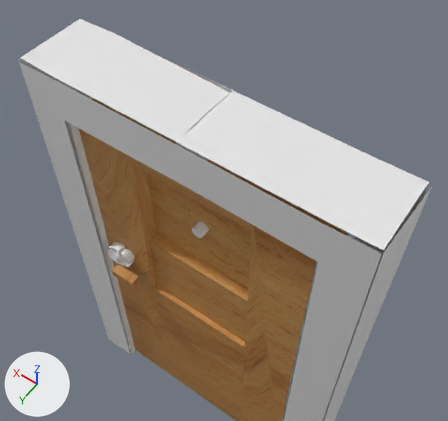
The Blender file Assets/Resources/Map1/Blender/EntranceDoor.blend: old version first, new version second.
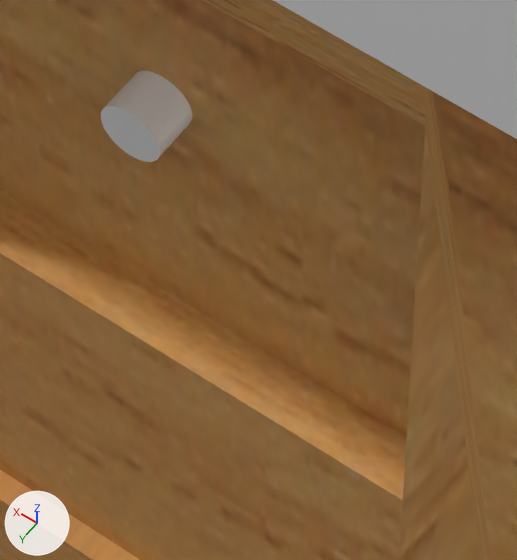
Each version appears first from a camera (50 mm lens) standing at (-0.064, 0.344, 1.045) and looking at (0.192, -0.014, 0.482), and next in a close-up on the part from 39% to 60% of the width and 49% to 74% of the height. Every picture has the same lights, and +X, +Y and +Z are marked at lower left.

The first close-up shows 'Door', 'DoorFrame', 'Peek'.
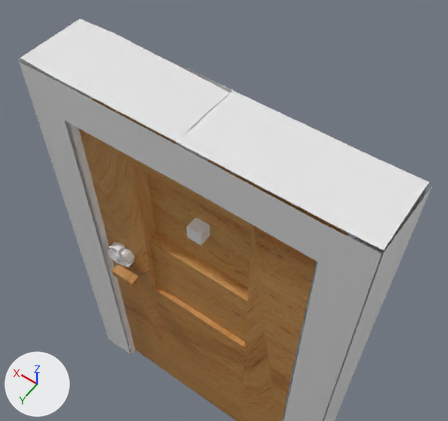
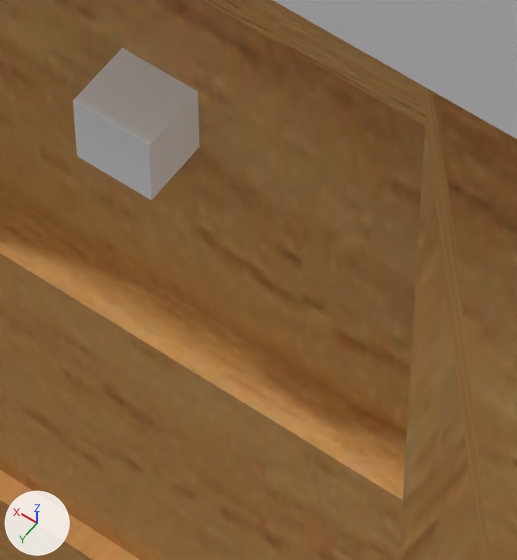
The change, as a list of edits to the scene's bpy script:
```text
Change me_peek:
    used by ob_peek; parent = ob_door; location = (0.156, -0.0241, 0.473); delta_location = (0.0453, 0.0301, 0.0); rotation_euler = (0.0, 0.0, 3.142), in degrees (0, 0, 180)
    remove me_peek.from_pydata(...)  # 96 vertices, 34 faces; spans x -0.0078..0.0078, y -0.0186..0.0186, z -0.0079..0.0079
    add me_peek.from_pydata(...)  # 8 vertices, 6 faces; spans x -1.0..1.0, y -1.0..1.0, z -1.0..1.0
    me_peek part 1: the whole mesh is rebuilt
Change ob_peek:
    remove ob_peek.matrix_parent_inverse = Matrix(((1.0, 0.0, 0.0, -0.0453), (0.0, 1.0, 0.0, -0.0301), (0.0, 0.0, 1.0, 0.0), (0.0, 0.0, 0.0, 1.0)))
    remove ob_peek.delta_location = (0.0453, 0.0301, 0.0)
    ob_peek.location: (0.156, -0.0241, 0.473) -> (0.157, -0.0234, 0.473)
    ob_peek.scale: (1.0, 1.0, 1.0) -> (0.00989, 0.0234, 0.0099)
```

Pixel boxes (x1, y1, x2, y2) of what changed, in the close-ups (517 x 560 px):
'Peek', reshaped, moved, rescaled: before (101, 71, 192, 162); after (73, 48, 200, 200)
